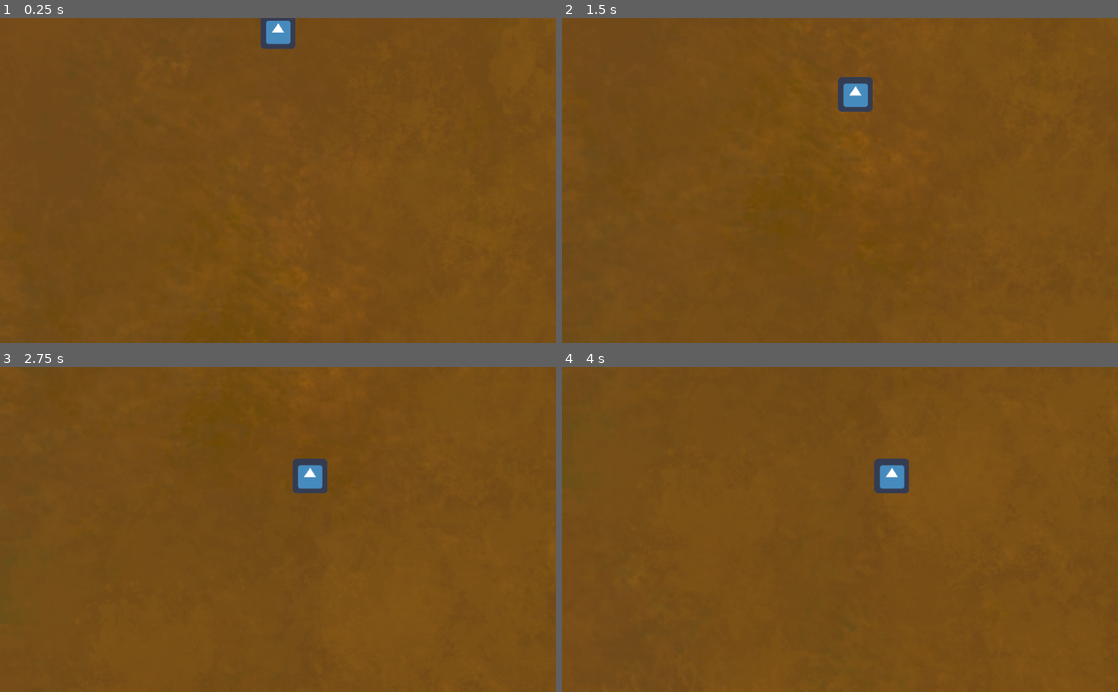
Above: before the commit, frames 1-4 (two rows, left to right).
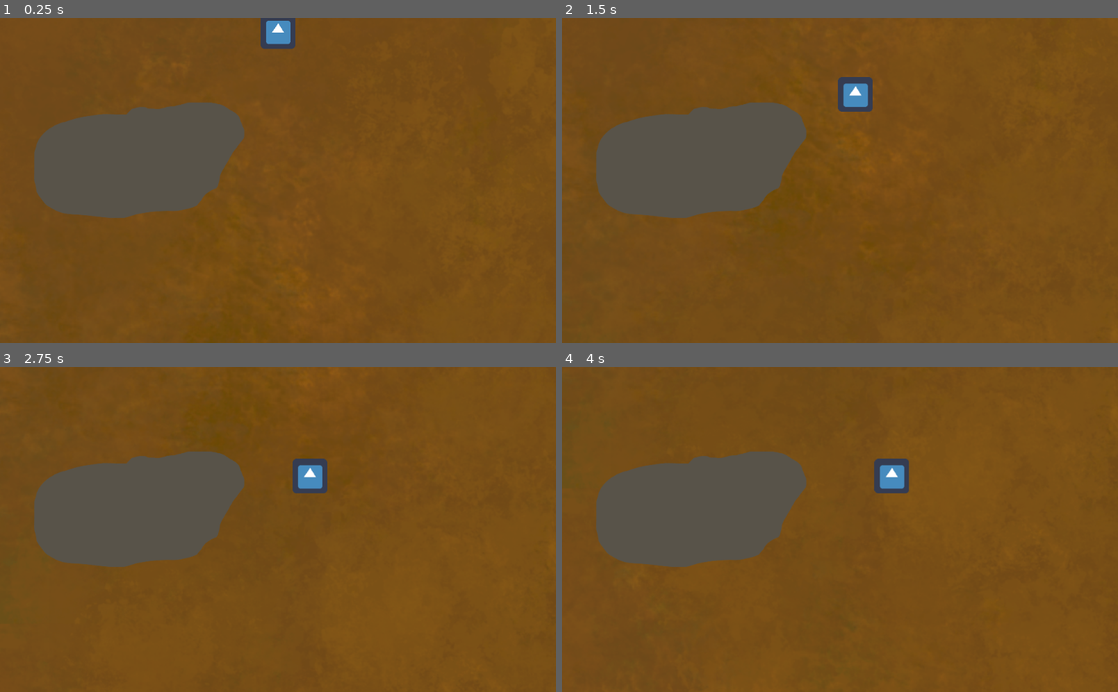
Above: after the commit, the same moments.

Repository: Lycentzia/I-am-Root
Game: Godot game, scene res://scenes/mainScreen.tscn
Same seed, same stepped clock (60 frames per second), same inputs: the game is played once before the commit and once after it. Before the commit the project starts from res://mainScreen.tscn. The engine's default icon, where the game draws it, is replaced by a stand-in: a white triangle on a blue panel in a dark square.
Inputs:
- Up to frame 1 (0.25 s): no input
- Up to frame 2 (1.5 s): hold Right (move_right) 0.53-1.28 s; hold Left (move_left) from 1.28 s (still down)
- Up to frame 3 (2.75 s): release Left (move_left) at 2.03 s; hold Right (move_right) from 2.03 s (still down)
- Up to frame 4 (4 s): release Right (move_right) at 3.53 s; hold Left (move_left) from 3.53 s (still down)

The runs differ from the first frame. In frame 1, 10% of the frame differs, in the area x 6-44%, y 26-62%; in frame 2, 10%; in frame 3, 10%; in frame 4, 10%.

Commit message:
Add stone

Diff:
--- a/Icon.gd
+++ /dev/null
@@ -1,21 +0,0 @@
-extends Area2D
-
-@export var speed = 400 # How fast the player will move (pixels/sec).
-var screen_size # Size of the game window.
-
-func _process(delta):
-	var velocity = Vector2.ZERO # The player's movement vector.
-	if Input.is_action_pressed("move_right"):
-		velocity.x += 1
-	if Input.is_action_pressed("move_left"):
-		velocity.x -= 1
-	if Input.is_action_pressed("move_down"):
-		velocity.y += 1
-	if Input.is_action_pressed("move_up"):
-		velocity.y -= 1
-
-	if velocity.length() > 0:
-		velocity = velocity.normalized() * speed
-		$AnimatedSprite2D.play()
-	else:
-		$AnimatedSprite2D.stop()
--- /dev/null
+++ b/ObjectPool.gd
@@ -0,0 +1,65 @@
+extends Node2D
+
+### Export variables
+export var g_copies_of_each: int = 2
+export var g_path: String = ""
+
+var g_object_pool: Array = []
+var g_object_pool_available: Array = []
+
+func _ready():
+	var paths: Array = _get_full_paths(g_path)
+	print(paths)
+	for path in paths:
+		var resource = load(path)
+		for _i in g_copies_of_each:
+			var object: Node2D = resource.instance()
+#			object.global_position = _get_random_global_position(object)
+			object.global_position = Vector2(0,0)
+			g_object_pool.append(object)
+			g_object_pool_available.append(object)
+			get_parent().call_deferred('add_child_below_node', self, object)
+
+#	g_max_available_objects = paths.size() * g_copies_of_each
+
+func _process(_delta: float) -> void:
+	pass
+
+# Given a path to either a file or directory, returns a list of all the paths
+# for which we should instance a resource.
+# @param path either a file (.tscn) or a directory of scene files.
+# @return the path names for which we should instance a resource.
+func _get_full_paths(path: String) -> Array:
+	if path.ends_with('.tscn'):
+		return [path]
+
+	var files = _list_files_in_directory(path)
+	var paths = []
+	for file in files:
+		paths.append(path + file)
+	return paths
+
+# Given a path to a directory, returns the names of all
+# files in that directory.
+# @param path the path to a directory, e.g. "res://scenes/characters/""
+# @return the names of all files in that directory, e.g. ["CaptainHook.tscn"]
+func _list_files_in_directory(path: String) -> Array:
+	var files: Array = []
+	var dir := Directory.new()
+
+	dir.open(path)
+
+	# Initialize stream used to list all files and directories
+	dir.list_dir_begin()
+
+	while true:
+		var file: String = dir.get_next()
+		if file == "":
+			break
+		elif not file.begins_with("."):
+			files.append(file)
+
+	# Close stream
+	dir.list_dir_end()
+
+	return files
--- /dev/null
+++ b/Stone.gd
@@ -0,0 +1,19 @@
+extends StaticBody2D
+
+# Initially at 0, characters are made to move by the ObjectPool.
+var g_velocity: float = 0
+
+func _process(_delta: float) -> void:
+	position.x += g_velocity
+
+# @note: for ObjectPool.
+func get_height() -> float:
+	return $Sprite.texture.get_size().y * scale.y * $Sprite.scale.y
+
+# @note: for ObjectPool.
+func reset() -> void:
+	g_velocity = 0
+
+# @note: for ObjectPool.
+func start(velocity: float) -> void:
+	g_velocity = -velocity
--- a/mainScreen.tscn
+++ /dev/null
@@ -1,10 +0,0 @@
-[gd_scene load_steps=3 format=2]
-
-[ext_resource path="res://TipOfRoot.tscn" type="PackedScene" id=1]
-[ext_resource path="res://Background.tscn" type="PackedScene" id=2]
-
-[node name="Node2D" type="Node2D"]
-
-[node name="TipOfRoot" parent="." instance=ExtResource( 1 )]
-
-[node name="Background" parent="." instance=ExtResource( 2 )]
--- a/project.godot
+++ b/project.godot
@@ -11,7 +11,7 @@
 [application]
 
 config/name="I-am-root"
-run/main_scene="res://mainScreen.tscn"
+run/main_scene="res://scenes/mainScreen.tscn"
 config/icon="res://icon.png"
 
 [gui]
--- /dev/null
+++ b/scenes/mainScreen.tscn
@@ -0,0 +1,16 @@
+[gd_scene load_steps=4 format=2]
+
+[ext_resource path="res://scenes/TipOfRoot.tscn" type="PackedScene" id=1]
+[ext_resource path="res://scenes/Background.tscn" type="PackedScene" id=2]
+[ext_resource path="res://ObjectPool.gd" type="Script" id=3]
+
+[node name="Node2D" type="Node2D"]
+
+[node name="TipOfRoot" parent="." instance=ExtResource( 1 )]
+
+[node name="Background" parent="." instance=ExtResource( 2 )]
+
+[node name="ObjectPool" type="Node2D" parent="."]
+position = Vector2( 163, 118 )
+script = ExtResource( 3 )
+g_path = "res://scenes/obstacle/"
--- /dev/null
+++ b/scenes/obstacle/Stone.tscn
@@ -0,0 +1,9 @@
+[gd_scene load_steps=2 format=2]
+
+[ext_resource path="res://assets/obstacle/Stone.png" type="Texture" id=2]
+
+[node name="Stone" type="StaticBody2D"]
+
+[node name="Stone" type="Sprite" parent="."]
+position = Vector2( 253, 311 )
+texture = ExtResource( 2 )
Binary file added: assets/obstacle/Stone.png
Not shown, added: assets/obstacle/Stone.png.import
Renamed: Background.tscn -> scenes/Background.tscn
Renamed: TipOfRoot.tscn -> scenes/TipOfRoot.tscn
